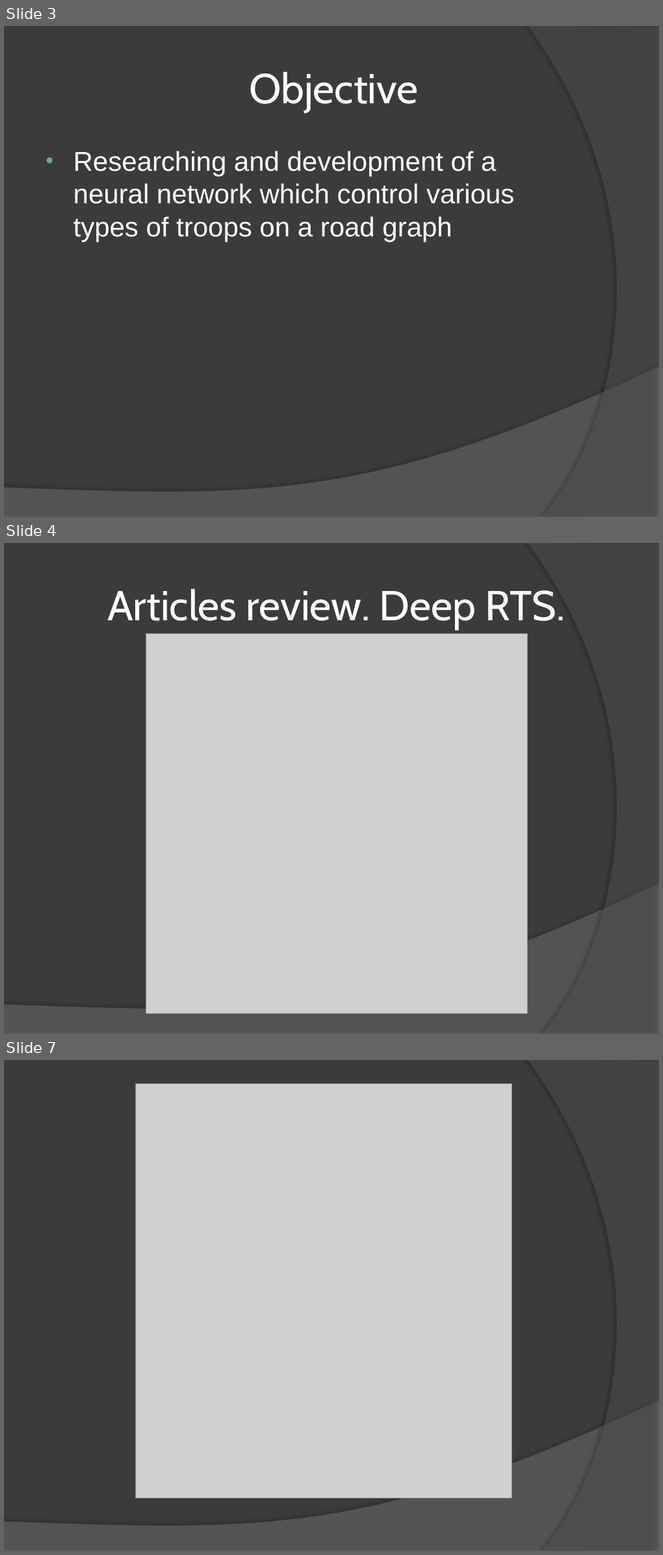
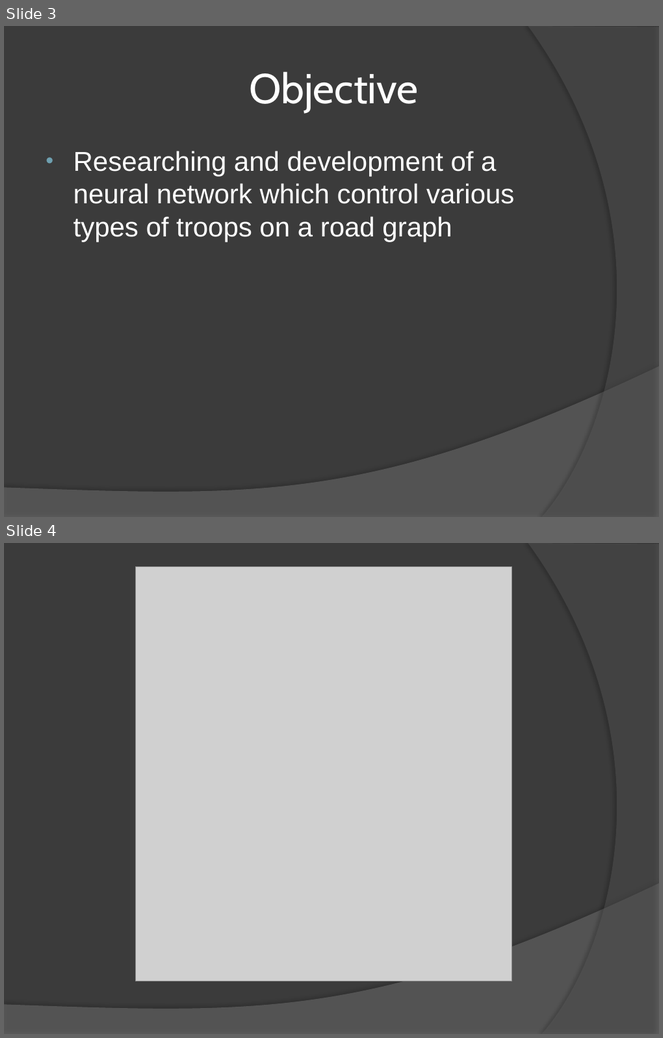
Before and after one commit to 7kia/Sciense-English, a slide deck: Kolchin_GW_en.pptx. Shown one above the other, each under a label of ours: slides 3, 4 and 7 before the commit, slides 3 and 4 after it; the slides between them are not shown. The pictures are 663x1555 and 663x1038 pixels, drawn with LibreOffice and Linux fonts; fonts in the diff are those of the drawing; grey boxes stand for pictures. Boxes give left, top, right and bottom in pixels: in the first picture for what was removed or moved away, otherwise in the second. Text is boxed around its words. In the diff, an @@ line names an element or a change of style, - is before the commit and + after.

```diff
--- a/Kolchin_GW_en.pptx
+++ b/Kolchin_GW_en.pptx
@@ slide 4 removed at <box>4,543,659,1034</box>, background #3B3B3B; not listed: 2 template elements that a slide beside it also shows @@
@@ title removed at <box>107,589,565,629</box> @@
-Articles review. Deep RTS.
@@ picture removed at <box>146,634,528,1014</box> @@
@@ what was slide 7 is now slide 4 @@
```
Also in this commit, not shown: 2 other slides removed.
